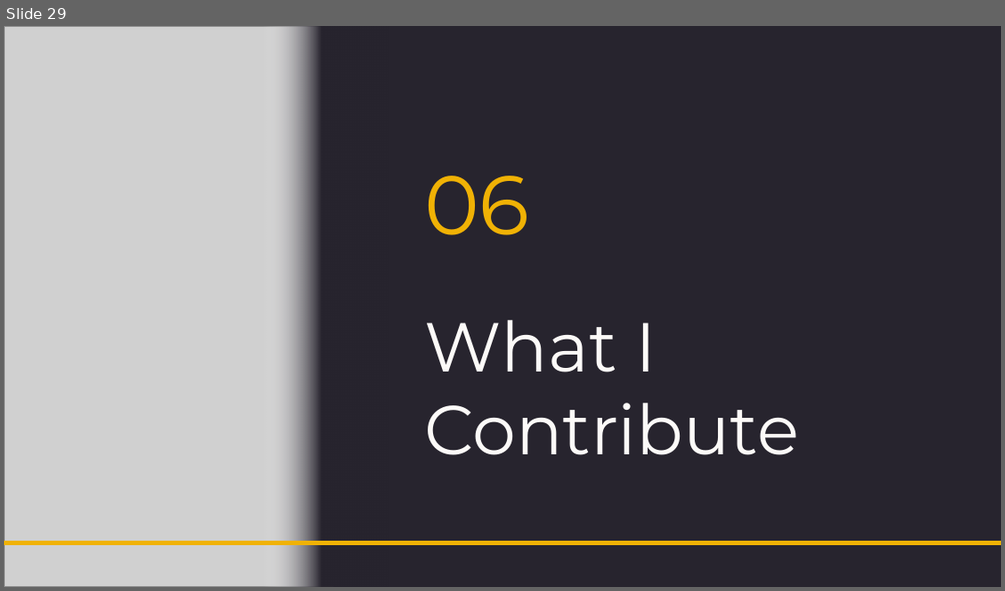
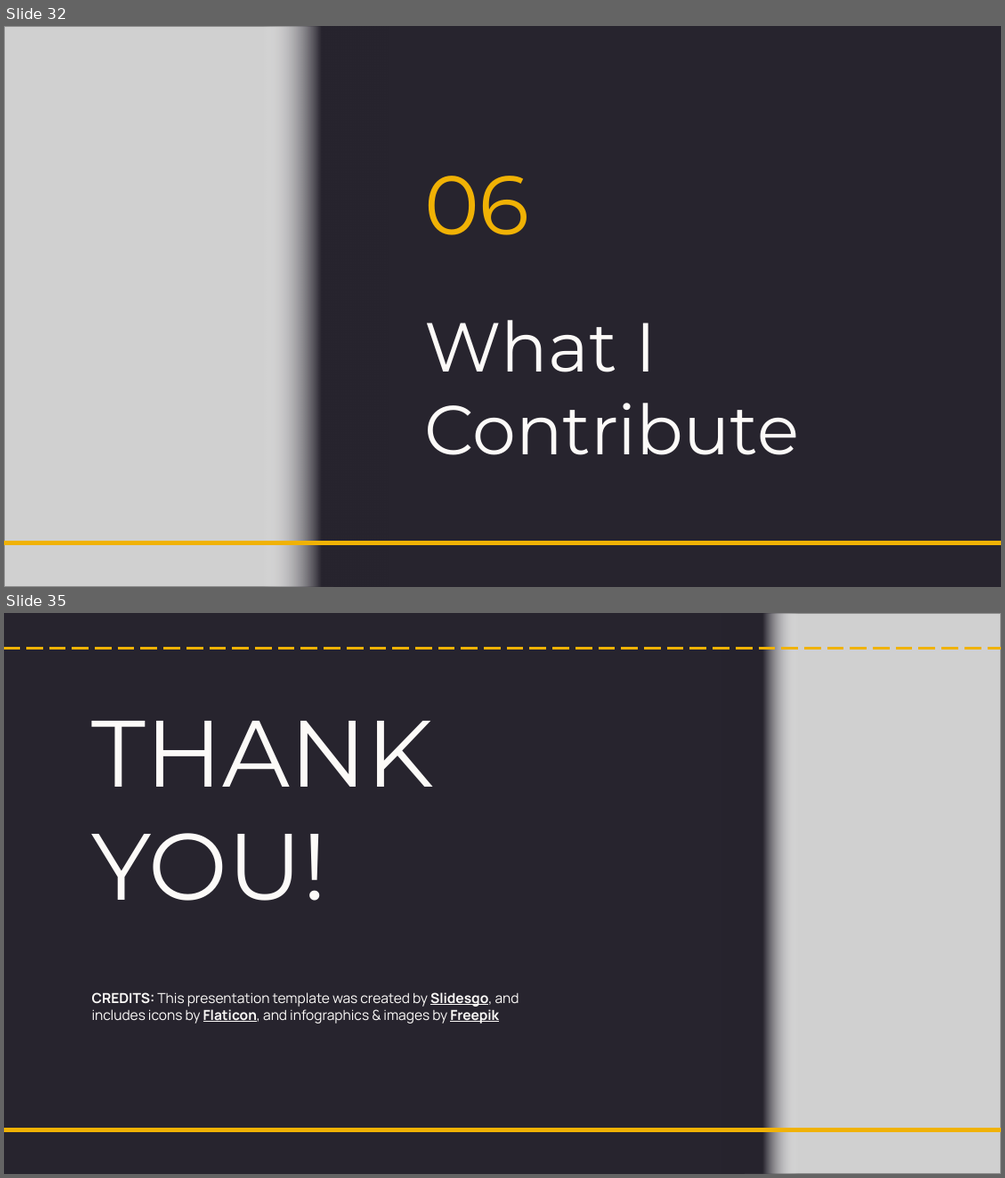
Before and after one commit to NightfuryEquinn/Ridership, a slide deck: docs/24202141_yipzixian_p1_presentation_revised.pptx. Shown one above the other, each under a label of ours: slide 29 before the commit, slides 32 and 35 after it; the slides between them are not shown. The pictures are 1005x591 and 1005x1178 pixels, drawn with LibreOffice and Linux fonts; fonts in the diff are those of the drawing; grey boxes stand for pictures. Boxes give left, top, right and bottom in pixels: in the first picture for what was removed or moved away, otherwise in the second. Text is boxed around its words. In the diff, an @@ line names an element or a change of style, - is before the commit and + after.

```diff
--- a/docs/24202141_yipzixian_p1_presentation_revised.pptx
+++ b/docs/24202141_yipzixian_p1_presentation_revised.pptx
@@ slide 35 added at <box>4,613,1001,1174</box>, background #27242E @@
@@ rectangle added at <box>721,613,799,1173</box>, fill gradient #27242E to #FFFFFF @@
@@ picture added at <box>745,613,1001,1173</box> @@
@@ line added from (4, 648) to (1001, 648), #F0B205 1.5 pt dashed @@
@@ title added at <box>92,721,434,900</box>, 68 pt, text #FCFAF8 @@
+THANK YOU!
@@ text added at <box>92,992,519,1023</box>, 10 pt, text #FCFAF8 @@
+CREDITS: This presentation template was created by Slidesgo, and includes icons by Flaticon, and infographics & images by Freepik
@@ line added from (4, 1129) to (1001, 1129), #F0B205 3 pt @@
@@ what was slide 29 is now slide 32 @@
```
Also in this commit, not shown: 3 slides changed, 4 other slides added, 1 slide removed, 25 other files.
